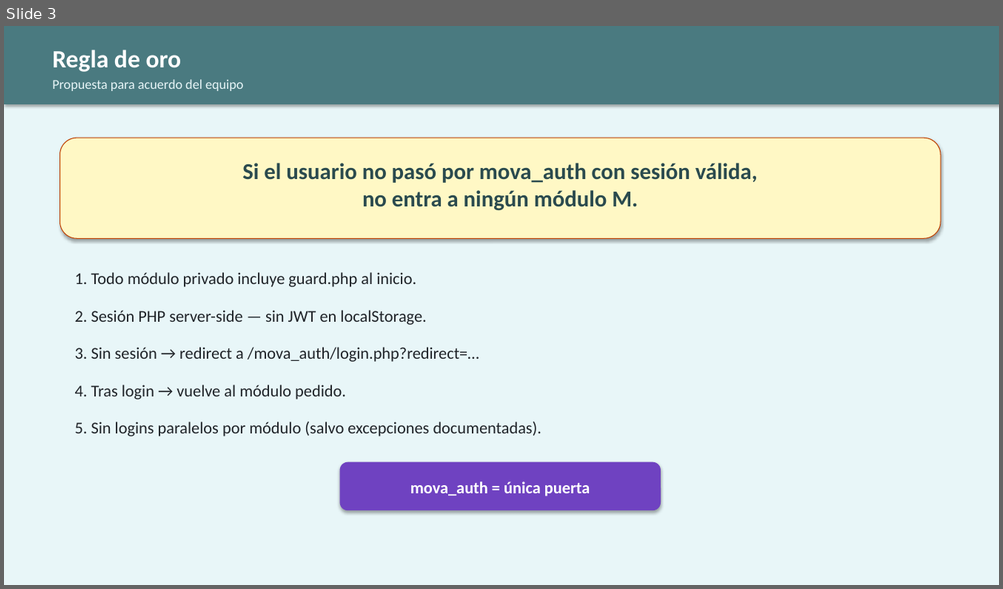
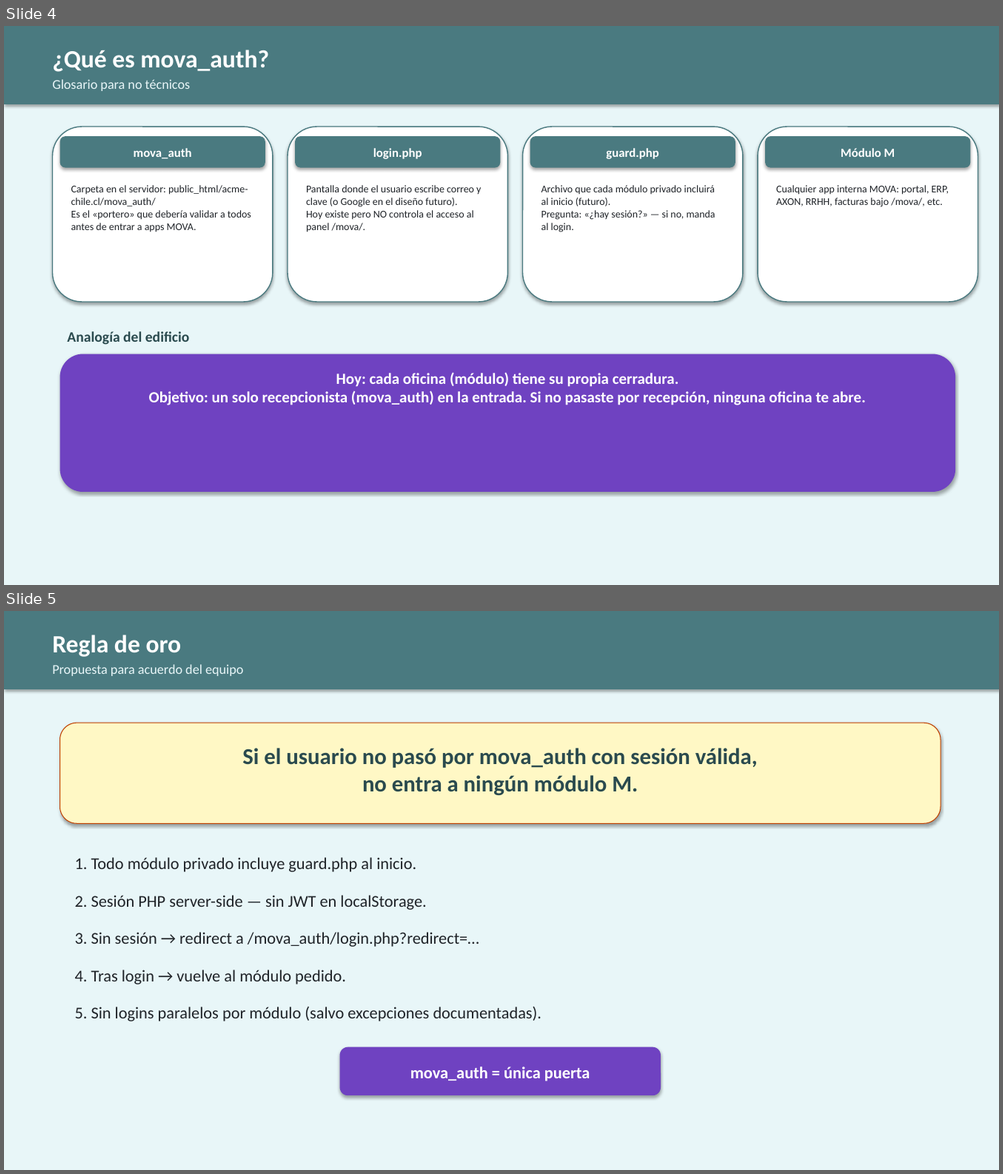
Before and after one commit to JosefaOgalde/organizacion, a slide deck: index/clientes/mkof/MOVA-D2-Reglas-mova_auth.pptx. Shown one above the other, each under a label of ours: slide 3 before the commit, slides 4 and 5 after it. The pictures are 1003x589 and 1003x1174 pixels, drawn with LibreOffice and Linux fonts; fonts in the diff are those of the drawing. Boxes give left, top, right and bottom in pixels: in the first picture for what was removed or moved away, otherwise in the second. Text is boxed around its words. In the diff, an @@ line names an element or a change of style, - is before the commit and + after.

```diff
--- a/index/clientes/mkof/MOVA-D2-Reglas-mova_auth.pptx
+++ b/index/clientes/mkof/MOVA-D2-Reglas-mova_auth.pptx
@@ slide 4 added at box(4, 26, 999, 585), background #E8F6F8 @@
@@ rectangle added at box(4, 26, 999, 104), fill #4A7A80 @@
@@ text added at box(52, 50, 269, 72), 24 pt, text #FFFFFF, bold @@
+¿Qué es mova_auth?
@@ text added at box(52, 79, 190, 91), 13 pt, text #E8F6F8 @@
+Glosario para no técnicos
@@ rounded rectangle added at box(53, 127, 273, 302), fill #FFFFFF, outline #4A7A80 1 pt @@
@@ rounded rectangle added at box(60, 136, 265, 168), fill #4A7A80 @@
@@ rounded rectangle added at box(287, 127, 508, 302), fill #FFFFFF, outline #4A7A80 1 pt @@
@@ rounded rectangle added at box(295, 136, 500, 168), fill #4A7A80 @@
@@ rounded rectangle added at box(523, 127, 743, 302), fill #FFFFFF, outline #4A7A80 1 pt @@
@@ rounded rectangle added at box(530, 136, 735, 168), fill #4A7A80 @@
@@ rounded rectangle added at box(757, 127, 978, 302), fill #FFFFFF, outline #4A7A80 1 pt @@
@@ rounded rectangle added at box(765, 136, 970, 168), fill #4A7A80 @@
@@ text added at box(134, 148, 192, 159), 12 pt, text #FFFFFF, bold @@
+mova_auth
@@ text added at box(373, 148, 422, 159), 12 pt, text #FFFFFF, bold @@
+login.php
@@ text added at box(606, 148, 658, 159), 12 pt, text #FFFFFF, bold @@
+guard.php
@@ text added at box(840, 148, 895, 157), 12 pt, text #FFFFFF, bold @@
+Módulo M
@@ text added at box(71, 185, 251, 232), 10 pt, text #1F2328 @@
+Carpeta en el servidor: public_html/acme-chile.cl/mova_auth/
+Es el «portero» que debería validar a todos antes de entrar a apps MOVA.
@@ text added at box(306, 185, 481, 232), 10 pt, text #1F2328 @@
+Pantalla donde el usuario escribe correo y clave (o Google en el diseño futuro).
+Hoy existe pero NO controla el acceso al panel /mova/.
@@ text added at box(541, 185, 715, 232), 10 pt, text #1F2328 @@
+Archivo que cada módulo privado incluirá al inicio (futuro).
+Pregunta: «¿hay sesión?» — si no, manda al login.
@@ text added at box(776, 185, 948, 207), 10 pt, text #1F2328 @@
+Cualquier app interna MOVA: portal, ERP, AXON, RRHH, facturas bajo /mova/, etc.
@@ text added at box(67, 332, 190, 345), 14 pt, text #2A4A4E, bold @@
+Analogía del edificio
@@ rounded rectangle added at box(60, 355, 956, 492), fill #6F42C1 @@
@@ text added at box(149, 372, 865, 406), 15 pt, text #FFFFFF, bold @@
+Hoy: cada oficina (módulo) tiene su propia cerradura.
+Objetivo: un solo recepcionista (mova_auth) en la entrada. Si no pasaste por recepción, ninguna oficina te abre.
@@ what was slide 3 is now slide 5 @@
```
Also in this commit, not shown: 6 other slides added, 4 other files.
